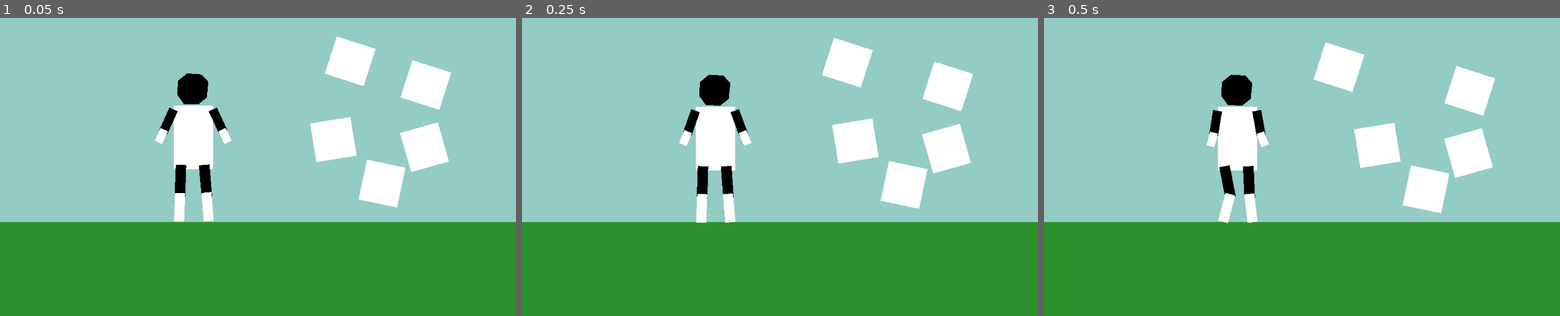
Above: before the commit, frames 1-3 (left to right).
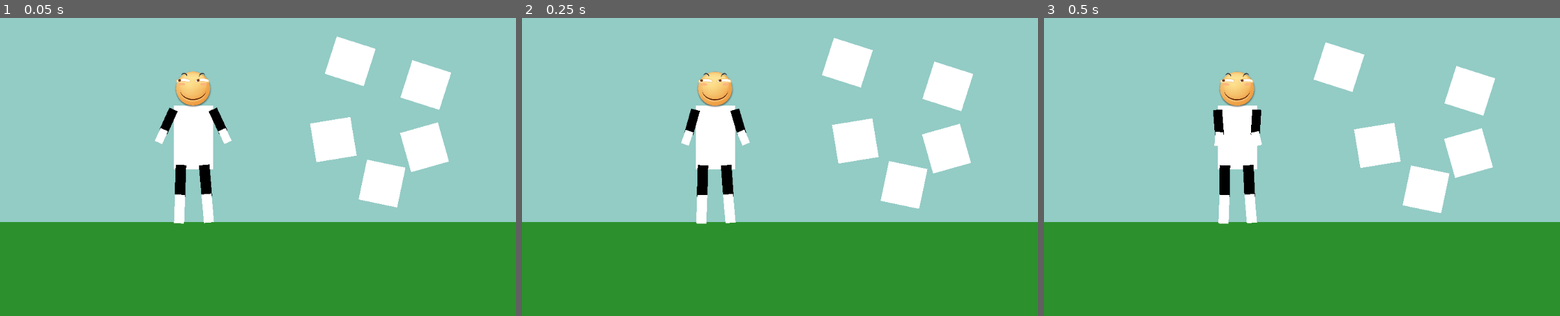
Above: after the commit, the same moments.

Repository: cccccroge/ragdoll_test
Game: Godot game, scene res://main_scene/Main.tscn
The game is run twice, just before and just after one commit, with the same random seed, the same clock (stepped at 60 frames per second) and the same inputs.
Inputs:
- Up to frame 1 (0.05 s): no input
- Up to frame 2 (0.25 s): no input
- Up to frame 3 (0.5 s): no input

The runs differ from the first frame. In frame 1, 0.7% of the frame differs, in the area x 30-45%, y 17-70%; in frame 2, 0.9%; in frame 3, 1.3%, in the area x 31-44%, y 17-70%.

Commit message:
Add some test

Diff:
--- a/main_scene/Main.tscn
+++ b/main_scene/Main.tscn
@@ -22,6 +22,8 @@
 
 [node name="Ground" type="StaticBody2D" parent="."]
 position = Vector2( 0.373016, 412.972 )
+collision_layer = 4
+collision_mask = 7
 
 [node name="ColorRect" type="ColorRect" parent="Ground"]
 margin_left = -955.0
@@ -39,6 +41,8 @@
 [node name="Obstacle" type="RigidBody2D" parent="."]
 position = Vector2( 758.291, 335.643 )
 rotation = 0.206691
+collision_layer = 4
+collision_mask = 5
 
 [node name="ColorRect" type="ColorRect" parent="Obstacle"]
 margin_left = -39.0
@@ -55,6 +59,8 @@
 [node name="Obstacle2" type="RigidBody2D" parent="."]
 position = Vector2( 842.268, 263.329 )
 rotation = -0.275744
+collision_layer = 4
+collision_mask = 5
 mass = 5.0
 continuous_cd = 2
 
@@ -73,6 +79,8 @@
 [node name="Obstacle3" type="RigidBody2D" parent="."]
 position = Vector2( 661.074, 248.642 )
 rotation = -1.73327
+collision_layer = 4
+collision_mask = 5
 mass = 5.0
 
 [node name="ColorRect" type="ColorRect" parent="Obstacle3"]
@@ -90,6 +98,8 @@
 [node name="Obstacle4" type="RigidBody2D" parent="."]
 position = Vector2( 844.601, 139.695 )
 rotation = -1.26108
+collision_layer = 4
+collision_mask = 5
 mass = 5.0
 
 [node name="ColorRect" type="ColorRect" parent="Obstacle4"]
@@ -107,6 +117,8 @@
 [node name="Obstacle5" type="RigidBody2D" parent="."]
 position = Vector2( 702.836, 92.4402 )
 rotation = -1.26108
+collision_layer = 4
+collision_mask = 5
 mass = 5.0
 linear_velocity = Vector2( -250, 0 )
 
--- a/main_scene/character/Character_3.gd
+++ b/main_scene/character/Character_3.gd
@@ -1,9 +1,9 @@
 extends RigidBody2D
 
+export var SPEED = 5
+export var JUMP_SPEED = 15
 
-export var velocity = 5
-
-export var anim_ratio = 0.05
+export var anim_ratio = 0.1
 var physics_ratio = 1 - anim_ratio
 var isBlend := true
 
@@ -69,32 +69,41 @@
 
 
 func _physics_process(delta):
-	if not isBlend:
-		return
+	if isBlend:
+		# blend rigid's rotation with animation
+		for i in range(bone_list.size()-4):
+			var physics = rigid_list[i].get_rotation()
+			var animation = bone_list[i].get_rotation() + rot_offset_list[i]
+			rigid_list[i].set_rotation(physics * physics_ratio + animation * anim_ratio)
 
-	# blend rigid's rotation with animation
-	for i in range(bone_list.size()):
-		var physics = rigid_list[i].get_rotation()
-		var animation = bone_list[i].get_rotation() + rot_offset_list[i]
-		rigid_list[i].set_rotation(physics * physics_ratio + animation * anim_ratio)
+	# blend feet anyway to look more realistic
+	for i in range(bone_list.size()-1, bone_list.size()-5, -1):
+			var physics = rigid_list[i].get_rotation()
+			var animation = bone_list[i].get_rotation() + rot_offset_list[i]
+			rigid_list[i].set_rotation(physics * physics_ratio + animation * anim_ratio)
 
 
 func _integrate_forces(state):
-	var xform = state.get_transform()
+	var f := Vector2()
+	isBlend = false
 
 	if Input.is_action_pressed("character_move_right"):
-		xform.origin.x += velocity
+		f.x += SPEED
 		isBlend = true
 		anim_player.play("Run")
 	elif Input.is_action_pressed("character_move_left"):
-		xform.origin.x -= velocity
+		f.x -= SPEED
 		isBlend = true
 		anim_player.play("Run")
+
+	elif Input.is_action_just_pressed("character_move_up"):
+		f.y -= JUMP_SPEED
+		isBlend = true
+		anim_player.play("Idle")
 	else:
 		#anim_player.play("Run")
 		anim_player.play("Idle")
 		#anim_player.stop()
-		#isBlend = false
 		pass
 
-	state.set_transform(xform)
+	apply_impulse(Vector2(), f)
--- a/main_scene/character/Character_3.tscn
+++ b/main_scene/character/Character_3.tscn
@@ -1,16 +1,16 @@
-[gd_scene load_steps=13 format=2]
+[gd_scene load_steps=14 format=2]
 
 [ext_resource path="res://main_scene/character/Character_3.gd" type="Script" id=1]
 [ext_resource path="res://main_scene/character/physicsmaterial.tres" type="PhysicsMaterial" id=2]
-
-[sub_resource type="CapsuleShape2D" id=1]
-radius = 28.3267
-height = 36.8956
+[ext_resource path="res://assets/huaji.png" type="Texture" id=3]
+
+[sub_resource type="PhysicsMaterial" id=11]
+
+[sub_resource type="CircleShape2D" id=13]
+radius = 36.1464
 
 [sub_resource type="RectangleShape2D" id=2]
 extents = Vector2( 38.9891, 64.5553 )
-
-[sub_resource type="NoiseTexture" id=3]
 
 [sub_resource type="CircleShape2D" id=4]
 radius = 32.5832
@@ -230,15 +230,16 @@
 }
 
 [node name="Character_3" type="RigidBody2D"]
-collision_mask = 2
-mass = 5.0
-can_sleep = false
+collision_mask = 4
+physics_material_override = SubResource( 11 )
+gravity_scale = 3.0
 script = ExtResource( 1 )
+SPEED = 10
+JUMP_SPEED = 250
 
 [node name="CollisionShape2D" type="CollisionShape2D" parent="."]
-position = Vector2( 0, -30.1104 )
-rotation = -1.57079
-shape = SubResource( 1 )
+position = Vector2( 0, -36.0137 )
+shape = SubResource( 13 )
 
 [node name="Skeleton2D" type="Skeleton2D" parent="."]
 position = Vector2( 0, -102.385 )
@@ -331,10 +332,10 @@
 
 [node name="Base" type="RigidBody2D" parent="."]
 position = Vector2( 0, -102.385 )
-collision_mask = 2
+collision_mask = 4
 mode = 3
 physics_material_override = ExtResource( 2 )
-gravity_scale = 8.0
+gravity_scale = 10.0
 
 [node name="ColorRect" type="ColorRect" parent="Base"]
 margin_left = -38.0
@@ -377,17 +378,16 @@
 
 [node name="Head" type="RigidBody2D" parent="Base"]
 position = Vector2( 0, -130.116 )
-collision_mask = 2
-physics_material_override = ExtResource( 2 )
-gravity_scale = 8.0
+collision_mask = 4
+physics_material_override = ExtResource( 2 )
+gravity_scale = 10.0
 
 [node name="Polygon2D" type="Polygon2D" parent="Base/Head"]
-position = Vector2( -110.682, 78.6595 )
-rotation = -1.44158
-scale = Vector2( 1.09229, 1.09229 )
-texture = SubResource( 3 )
-polygon = PoolVector2Array( 101.293, 114.655, 87.069, 100.862, 84.0517, 75, 99.569, 60.3448, 124.569, 58.6207, 140.086, 73.2759, 141.81, 99.1379, 130.172, 113.362 )
-uv = PoolVector2Array( 103.448, 110.776, 85.7759, 101.293, 84.0517, 75, 105.172, 58.6207, 129.741, 59.0517, 141.379, 73.2759, 143.103, 98.2759, 134.914, 110.776 )
+position = Vector2( -37.788, -69.1865 )
+scale = Vector2( 0.190851, 0.190851 )
+texture = ExtResource( 3 )
+polygon = PoolVector2Array( 82.2368, 24.3421, 11.8421, 101.974, 6.57895, 205.263, 46.0526, 315.789, 128.947, 382.895, 250, 383.553, 352.632, 342.105, 407.237, 232.237, 399.342, 134.868, 346.711, 40.1316, 255.263, 5.26316, 151.316, 5.26316 )
+uv = PoolVector2Array( 82.2368, 24.3421, 11.8421, 101.974, 6.57895, 205.263, 46.0526, 315.789, 128.947, 382.895, 250, 383.553, 352.632, 342.105, 407.237, 232.237, 399.342, 134.868, 346.711, 40.1316, 255.263, 5.26316, 151.316, 5.26316 )
 
 [node name="CollisionShape2D" type="CollisionShape2D" parent="Base/Head"]
 position = Vector2( 0, -31.9713 )
@@ -396,9 +396,9 @@
 [node name="Seg1" type="RigidBody2D" parent="Base"]
 position = Vector2( 39.3719, -121.199 )
 rotation = -0.439294
-collision_mask = 2
-physics_material_override = ExtResource( 2 )
-gravity_scale = 8.0
+collision_mask = 4
+physics_material_override = ExtResource( 2 )
+gravity_scale = 10.0
 
 [node name="ColorRect" type="ColorRect" parent="Base/Seg1"]
 margin_left = 9.02853
@@ -422,9 +422,9 @@
 
 [node name="Seg2" type="RigidBody2D" parent="Base/Seg1"]
 position = Vector2( -0.229141, 50.1618 )
-collision_mask = 2
-physics_material_override = ExtResource( 2 )
-gravity_scale = 8.0
+collision_mask = 4
+physics_material_override = ExtResource( 2 )
+gravity_scale = 10.0
 
 [node name="ColorRect" type="ColorRect" parent="Base/Seg1/Seg2"]
 margin_left = 8.20906
@@ -443,9 +443,9 @@
 [node name="Seg3" type="RigidBody2D" parent="Base"]
 position = Vector2( -38.4041, -121.199 )
 rotation = 0.428662
-collision_mask = 2
-physics_material_override = ExtResource( 2 )
-gravity_scale = 8.0
+collision_mask = 4
+physics_material_override = ExtResource( 2 )
+gravity_scale = 10.0
 
 [node name="ColorRect" type="ColorRect" parent="Base/Seg3"]
 margin_left = 9.02853
@@ -469,9 +469,9 @@
 
 [node name="Seg4" type="RigidBody2D" parent="Base/Seg3"]
 position = Vector2( -0.229141, 50.1618 )
-collision_mask = 2
-physics_material_override = ExtResource( 2 )
-gravity_scale = 8.0
+collision_mask = 4
+physics_material_override = ExtResource( 2 )
+gravity_scale = 10.0
 
 [node name="ColorRect" type="ColorRect" parent="Base/Seg3/Seg4"]
 margin_left = 8.20906
@@ -490,9 +490,9 @@
 [node name="Seg5" type="RigidBody2D" parent="Base"]
 position = Vector2( 21.8672, -10.6282 )
 rotation = -0.0850256
-collision_mask = 2
-physics_material_override = ExtResource( 2 )
-gravity_scale = 8.0
+collision_mask = 4
+physics_material_override = ExtResource( 2 )
+gravity_scale = 10.0
 
 [node name="ColorRect" type="ColorRect" parent="Base/Seg5"]
 margin_left = 11.0
@@ -509,15 +509,15 @@
 shape = SubResource( 5 )
 
 [node name="PinJoint2D" type="PinJoint2D" parent="Base/Seg5"]
-position = Vector2( 0.0903797, 57.9865 )
+position = Vector2( 0.274391, 58.1175 )
 node_a = NodePath("..")
 node_b = NodePath("../Seg6")
 
 [node name="Seg6" type="RigidBody2D" parent="Base/Seg5"]
-position = Vector2( 0.1201, 58.1148 )
-collision_mask = 2
-physics_material_override = ExtResource( 2 )
-gravity_scale = 8.0
+position = Vector2( 0.236206, 61.0654 )
+collision_mask = 4
+physics_material_override = ExtResource( 2 )
+gravity_scale = 10.0
 
 [node name="ColorRect" type="ColorRect" parent="Base/Seg5/Seg6"]
 margin_left = 10.4782
@@ -530,15 +530,15 @@
 }
 
 [node name="CollisionShape2D" type="CollisionShape2D" parent="Base/Seg5/Seg6"]
-position = Vector2( 0.483715, 24.8001 )
+position = Vector2( 0.465752, 23.5733 )
 shape = SubResource( 8 )
 
 [node name="Seg7" type="RigidBody2D" parent="Base"]
 position = Vector2( -24.1119, -10.6282 )
 rotation = 0.0346581
-collision_mask = 2
-physics_material_override = ExtResource( 2 )
-gravity_scale = 8.0
+collision_mask = 4
+physics_material_override = ExtResource( 2 )
+gravity_scale = 10.0
 
 [node name="ColorRect" type="ColorRect" parent="Base/Seg7"]
 margin_left = 11.0
@@ -555,15 +555,15 @@
 shape = SubResource( 5 )
 
 [node name="PinJoint2D" type="PinJoint2D" parent="Base/Seg7"]
-position = Vector2( 0.49259, 58.0023 )
+position = Vector2( 0.62167, 58.0681 )
 node_a = NodePath("..")
 node_b = NodePath("../Seg8")
 
 [node name="Seg8" type="RigidBody2D" parent="Base/Seg7"]
-position = Vector2( 0.568945, 58.0037 )
-collision_mask = 2
-physics_material_override = ExtResource( 2 )
-gravity_scale = 8.0
+position = Vector2( 0.678938, 61.1761 )
+collision_mask = 4
+physics_material_override = ExtResource( 2 )
+gravity_scale = 10.0
 
 [node name="ColorRect" type="ColorRect" parent="Base/Seg7/Seg8"]
 margin_left = 10.0183
@@ -576,11 +576,11 @@
 }
 
 [node name="CollisionShape2D" type="CollisionShape2D" parent="Base/Seg7/Seg8"]
-position = Vector2( -0.0470009, 25.4485 )
+position = Vector2( -0.0180607, 22.76 )
 shape = SubResource( 8 )
 
 [node name="AnimationPlayer" type="AnimationPlayer" parent="."]
 autoplay = "Idle"
 playback_process_mode = 0
-anims/Idle = SubResource( 9 )
+anims/Idle = SubResource( 12 )
 anims/Run = SubResource( 10 )
--- a/project.godot
+++ b/project.godot
@@ -39,8 +39,9 @@
 
 [layer_names]
 
-2d_physics/layer_1="player"
-2d_physics/layer_2="others"
+2d_physics/layer_1="player_rigid_parts"
+2d_physics/layer_2="player_controller"
+2d_physics/layer_3="objests"
 
 [physics]
 
Binary file added: assets/huaji.png
Not shown, added: assets/huaji.png.import
Not shown: 1 places in main_scene/character/Character_3.tscn that only renumber resources
